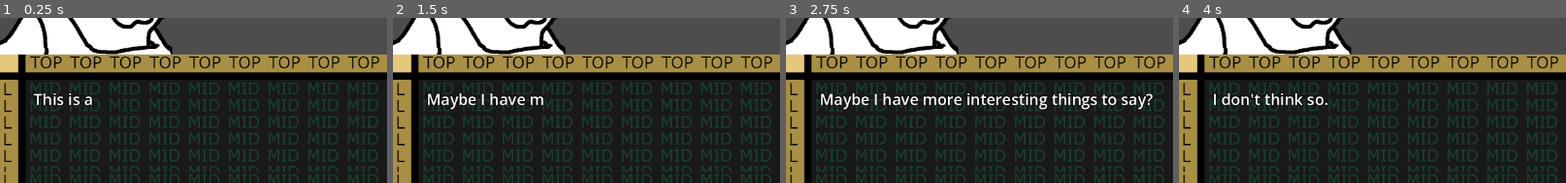
Above: before the commit, frames 1-4 (left to right).
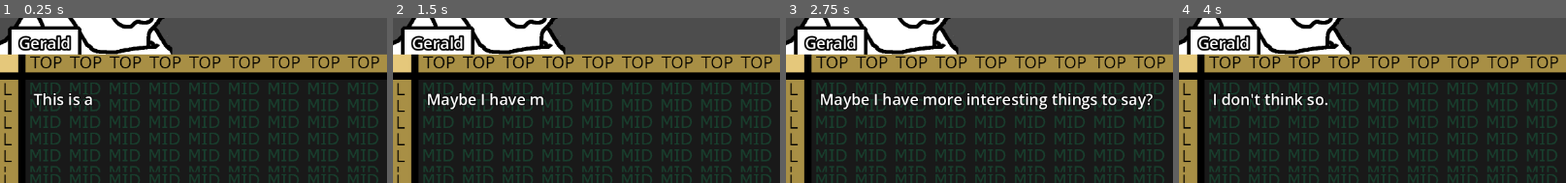
Above: after the commit, the same moments.

Repository: SamBumgardner/godot-4-dialogue-cutscene
Game: Godot game, scene res://Dialogue/DialogueCutscene.tscn
Same seed, same stepped clock (60 frames per second), same inputs: the game is played once before the commit and once after it. The project has no main scene, so this scene is started directly.
Inputs:
- Up to frame 1 (0.25 s): no input
- Up to frame 2 (1.5 s): tap Enter (ui_accept) at 0.5, 0.77 s
- Up to frame 3 (2.75 s): tap Enter (ui_accept) at 1.52 s
- Up to frame 4 (4 s): tap Enter (ui_accept) at 2.75, 3.02, 3.77 s
The pictures show only the part of the screen within x 0-50%, y 40-90%; the shares and areas given below are measured in that part.

The runs differ from the first frame. In frame 1, 1.7% of the frame differs, in the area x 2-22%, y 4-23%; in frame 2, 1.7%; in frame 3, 1.7%; in frame 4, 1.7%.

Commit message:
add name tag to dialogue box

Diff:
--- a/Dialogue/DialogueCutscene.gd
+++ b/Dialogue/DialogueCutscene.gd
@@ -1,10 +1,12 @@
 extends Control
+
+signal cutscene_finished
 
 const END_OF_SENTENCE_PAUSE : float = .15
 
 @export var cutscene : DialogueCutsceneData
 @onready var audio_stream_randomizer = $AudioStreamPlayer.stream
-@onready var dialogue_display : DialogueDisplay = $DialogueDisplay
+@onready var dialogue_display : DialogueDisplay = $NameTag/DialogueDisplay
 
 var animation_during_step : Array[String]
 var current_script_page : int
@@ -55,10 +57,11 @@
 			current_unit_i = -1
 			dialogue_units = _parse_script_page(cutscene.dialogue_script[current_script_page])
 			dialogue_display.display_dialogue(dialogue_units)
+		else:
+			cutscene_finished.emit()
 
 func _on_text_revealed():
 	$AudioStreamPlayer.play()
-	# tell mouth to animate movement
 
 func _on_starting_dialogue_unit(starting_step_i : int) -> void:
 	current_unit_i = starting_step_i
--- a/Dialogue/DialogueCutscene.tscn
+++ b/Dialogue/DialogueCutscene.tscn
@@ -1,9 +1,10 @@
-[gd_scene load_steps=6 format=3 uid="uid://cwyu2ghreykrb"]
+[gd_scene load_steps=7 format=3 uid="uid://cwyu2ghreykrb"]
 
 [ext_resource type="Script" path="res://Dialogue/DialogueCutscene.gd" id="1_edn8v"]
 [ext_resource type="Resource" uid="uid://bpdxyul1gg2s0" path="res://Dialogue/data/Cutscene_01.tres" id="2_85xi3"]
 [ext_resource type="PackedScene" uid="uid://slar1ieetoeo" path="res://Dialogue/DialogueDisplay.tscn" id="4_6k3nq"]
 [ext_resource type="SpriteFrames" uid="uid://be8l72qxbjduy" path="res://Dialogue/art/character_frames.tres" id="4_8cmcx"]
+[ext_resource type="Texture2D" uid="uid://ybeexlyr6f4w" path="res://Dialogue/art/NameTagRect.png" id="4_uyn7j"]
 [ext_resource type="AudioStream" uid="uid://wv708m68fre2" path="res://Dialogue/sound/default_voice_randomizer.tres" id="6_kh7t1"]
 
 [node name="DialogueCutscene" type="Control"]
@@ -31,8 +32,46 @@
 centered = false
 offset = Vector2(0, -512)
 
-[node name="DialogueDisplay" parent="." instance=ExtResource("4_6k3nq")]
+[node name="NameTag" type="VBoxContainer" parent="."]
 layout_mode = 1
+anchors_preset = 12
+anchor_top = 1.0
+anchor_right = 1.0
+anchor_bottom = 1.0
+offset_top = -23.0
+grow_horizontal = 2
+grow_vertical = 0
+theme_override_constants/separation = 0
+
+[node name="MarginContainer" type="MarginContainer" parent="NameTag"]
+layout_mode = 2
+size_flags_horizontal = 0
+theme_override_constants/margin_left = 12
+
+[node name="NinePatchRect" type="NinePatchRect" parent="NameTag/MarginContainer"]
+layout_mode = 2
+texture = ExtResource("4_uyn7j")
+patch_margin_left = 10
+patch_margin_top = 16
+patch_margin_right = 10
+axis_stretch_horizontal = 1
+axis_stretch_vertical = 1
+
+[node name="MarginContainer" type="MarginContainer" parent="NameTag/MarginContainer"]
+layout_mode = 2
+theme_override_constants/margin_left = 16
+theme_override_constants/margin_top = 8
+theme_override_constants/margin_right = 16
+
+[node name="CharacterName" type="Label" parent="NameTag/MarginContainer/MarginContainer"]
+layout_mode = 2
+theme_override_colors/font_outline_color = Color(0, 0, 0, 1)
+theme_override_constants/outline_size = 10
+theme_override_font_sizes/font_size = 24
+text = "Gerald"
+
+[node name="DialogueDisplay" parent="NameTag" instance=ExtResource("4_6k3nq")]
+layout_mode = 2
 
 [node name="AudioStreamPlayer" type="AudioStreamPlayer" parent="."]
 stream = ExtResource("6_kh7t1")
--- a/Dialogue/art/new_image_texture.tres
+++ /dev/null
@@ -1,3 +0,0 @@
-[gd_resource type="ImageTexture" format=3 uid="uid://ne41ivi04x5y"]
-
-[resource]
Binary file added: Dialogue/art/NameTagRect.png
Not shown, added: Dialogue/art/NameTagRect.png.import
